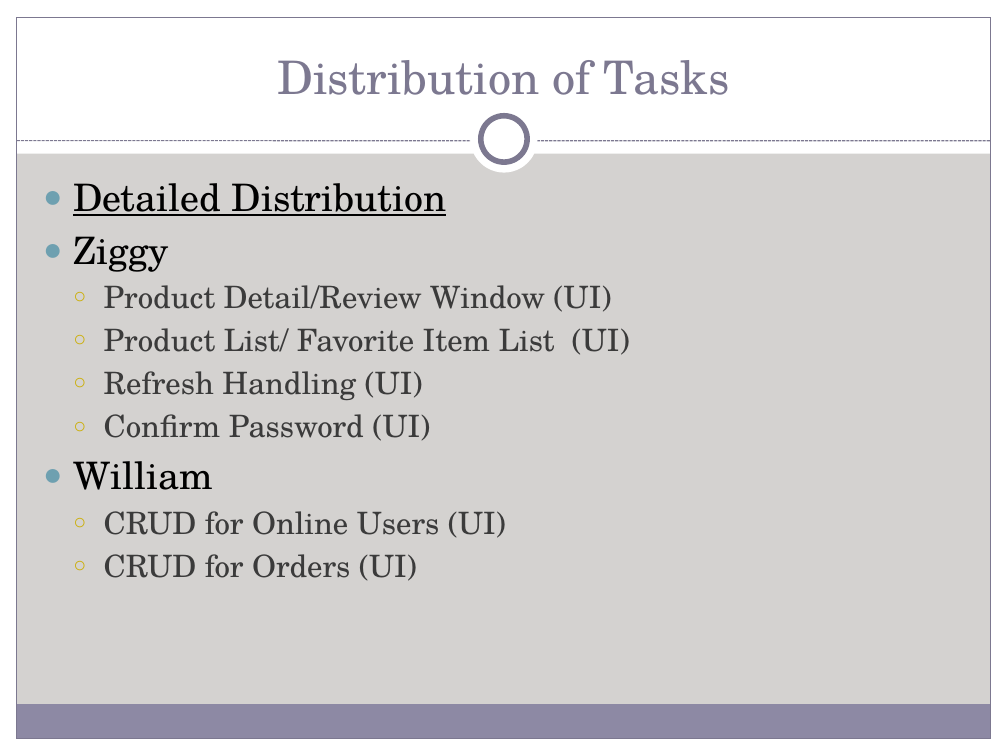
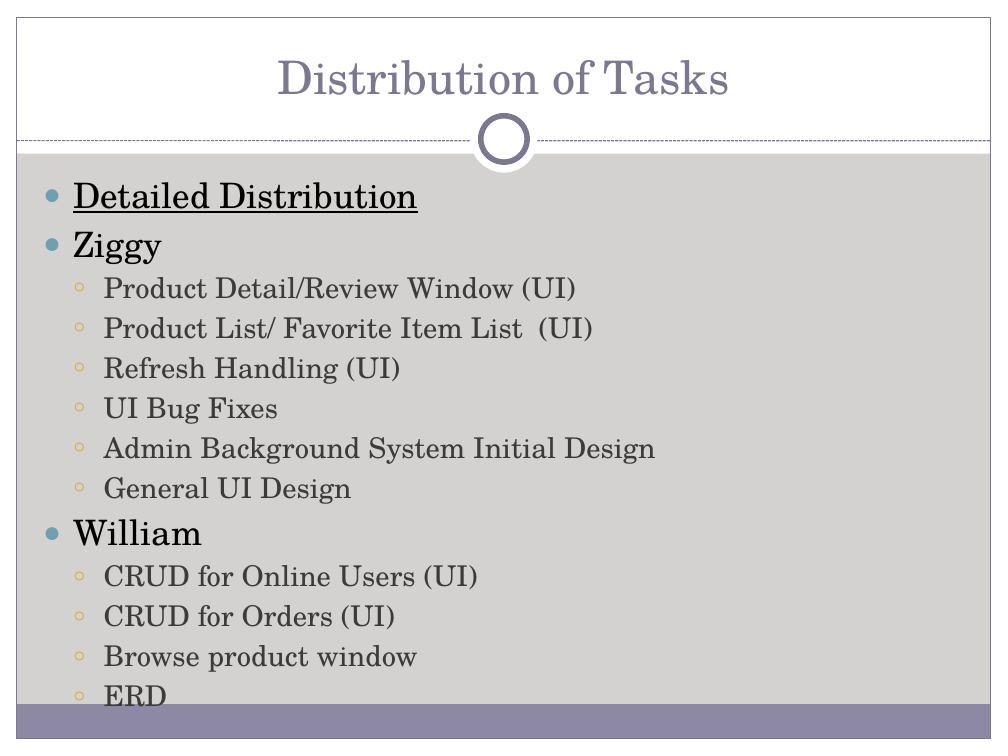
Before and after one commit to MNLBC/Group2Projects, a slide deck: slide 5 of 7. Group Project/W7D5_Project/Powerpoint/Watch Me Whip (UPDATED).pptx. Drawn at 1008x756 pixels with LibreOffice and Linux fonts; fonts in the diff are those of the drawing. Boxes give left, top, right and bottom in pixels: in the first picture for what was removed or moved away, otherwise in the second. Text is boxed around its words. In the diff, an @@ line names an element or a change of style, - is before the commit and + after.

```diff
--- a/7. Group Project/W7D5_Project/Powerpoint/Watch Me Whip (UPDATED).pptx
+++ b/7. Group Project/W7D5_Project/Powerpoint/Watch Me Whip (UPDATED).pptx
@@ text at [73,182,593,629]: size 27 to 25 pt in "Detailed Distribution", "Ziggy", "William"; size 22 to 20.4 pt in "Product Detail/Review Window (UI)", "Product List/ Favorite Item List (UI)", "Refresh Handling (UI)", "CRUD for Online Users (UI)" and 1 more places @@
@@ text at [104,397,656,504]: text changed; size 22 to 20.4 pt @@
-  ○ Confirm Password (UI)
+  ○ UI Bug Fixes
+  ○ Admin Background System Initial Design
+  ○ General UI Design
@@ text at [104,645,418,672]: paragraphs added @@
+  ○ Browse product window
+  ○ ERD
```
Also in this commit, not shown: 5 other slides changed.
